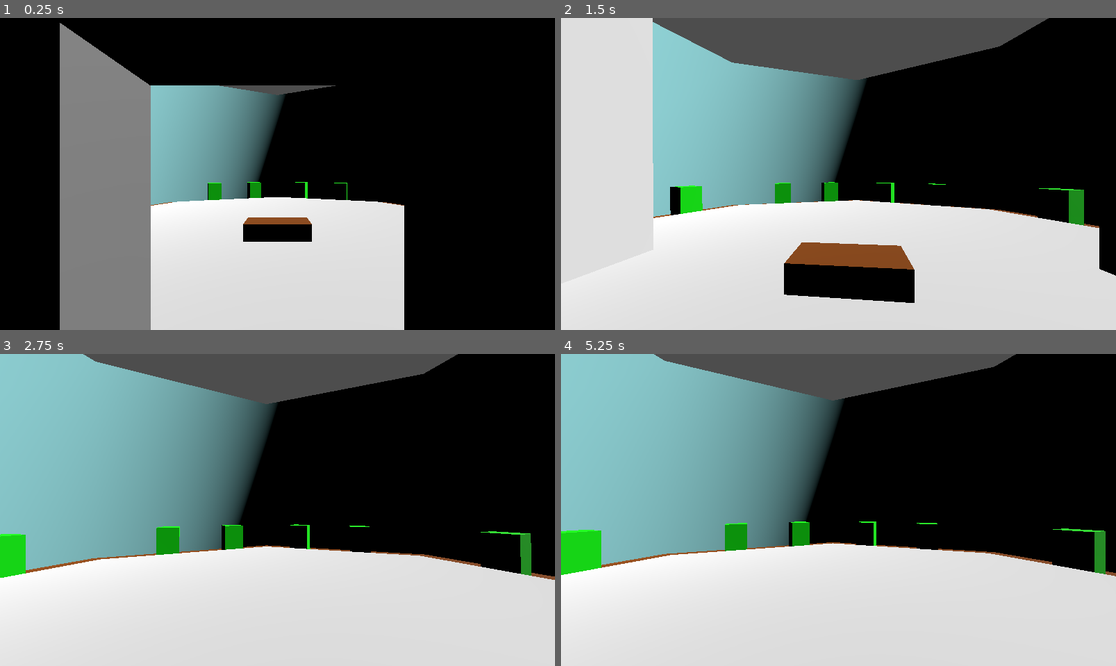
Above: before the commit, frames 1-4 (two rows, left to right).
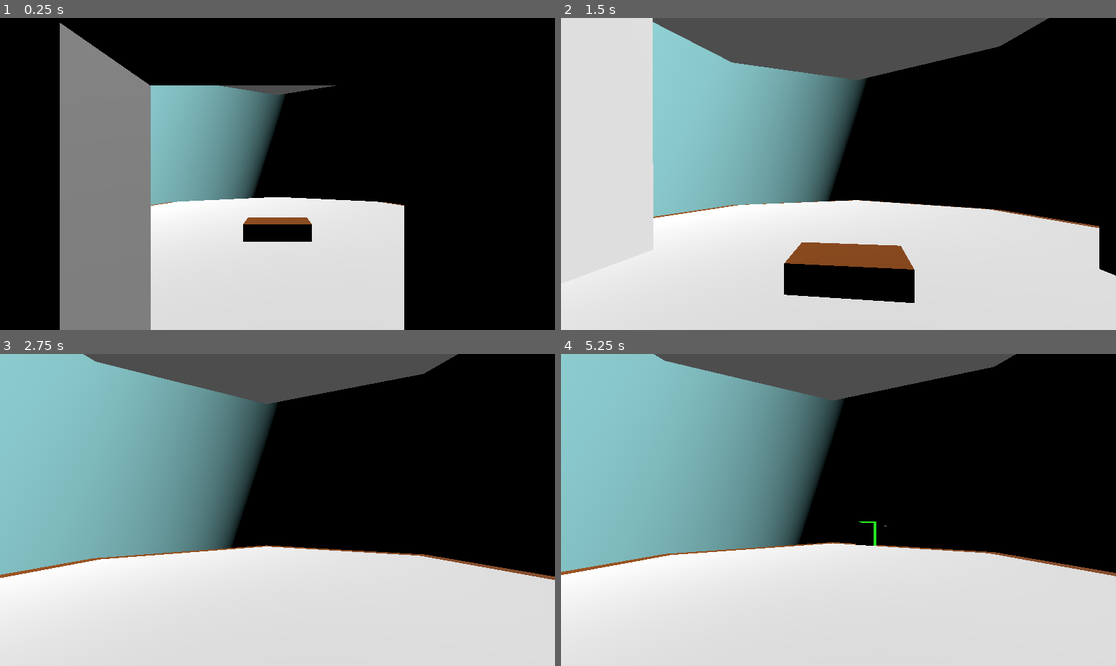
Above: after the commit, the same moments.

Repository: WildcatGameStudios/ScaryHouse
Game: Godot game, scene res://scenes/levels/water_plants/level.tscn
The game is run twice, just before and just after one commit, with the same random seed, the same clock (stepped at 60 frames per second) and the same inputs. This scene is started directly instead of the project's main scene.
Inputs (mouse positions are in pixels of both pictures, inside the frame that each line leads up to):
- Up to frame 1 (0.25 s): no input
- Up to frame 2 (1.5 s): tap Enter at 0.5 s; move the mouse to (866, 174) at 0.52 s; hold W (move_forward) from 0.53 s (still down); tap E (e) at 0.6 s; tap Space (jump) at 0.77 s; move the mouse to (810, 174) at 1.27 s; tap F (dash) at 1.35 s
- Up to frame 3 (2.75 s): keep holding W (move_forward); tap Space (jump) at 1.52 s; tap E (e) at 1.55, 2.1 s; move the mouse to (288, 503) at 2.02 s
- Up to frame 4 (5.25 s): keep holding W (move_forward); move the mouse to (832, 516) at 2.77 s; tap Shift (run) at 2.85 s; tap Space (jump) at 3.02, 3.5, 3.77, 4.52, 5 s; tap E (e) at 3.05, 3.8, 4.55, 5.1 s; move the mouse to (877, 513) at 3.52 s; click (877, 513) at 3.6 s; tap Enter at 4.25 s; move the mouse to (794, 506) at 4.27 s; tap Q at 4.35 s; move the mouse to (844, 510) at 5.02 s

The runs differ from the first frame. In frame 1, 0.3% of the frame differs, in the area x 37-63%, y 52-59%; in frame 2, 1.3%; in frame 3, 1.7%; in frame 4, 2.0%, in the area x 0-99%, y 53-71%.

Commit message:
plants now have a list of needs

Diff:
--- a/scenes/levels/water_plants/level.tscn
+++ b/scenes/levels/water_plants/level.tscn
@@ -137,28 +137,28 @@
 transform = Transform3D(0.692231, -0.0336307, 0.720892, -0.721676, -0.0322586, 0.691479, -3.72529e-09, -0.998914, -0.0466009, 6.80173, 15, -4.321)
 
 [node name="Plant1" parent="." instance=ExtResource("2_y3sin")]
-transform = Transform3D(0.390731, 0, 0.920505, 0, 1, 0, -0.920505, 0, 0.390731, -10, -0.25, -2)
+transform = Transform3D(0.390731, 0, 0.920505, 0, 1, 0, -0.920505, 0, 0.390731, -10.115, -2, -2.271)
 
 [node name="Plant2" parent="." instance=ExtResource("2_y3sin")]
-transform = Transform3D(0.390731, 0, 0.920505, 0, 1, 0, -0.920505, 0, 0.390731, -8.7, -0.25, -5)
+transform = Transform3D(0.390731, 0, 0.920505, 0, 1, 0, -0.920505, 0, 0.390731, -8.7, -2, -5)
 
 [node name="Plant3" parent="." instance=ExtResource("2_y3sin")]
-transform = Transform3D(0.927184, 0, 0.374607, 0, 1, 0, -0.374607, 0, 0.927184, -5, -0.25, -8.7)
+transform = Transform3D(0.927184, 0, 0.374607, 0, 1, 0, -0.374607, 0, 0.927184, -5, -2, -8.7)
 
 [node name="Plant4" parent="." instance=ExtResource("2_y3sin")]
-transform = Transform3D(0.927184, 0, 0.374607, 0, 1, 0, -0.374607, 0, 0.927184, -2, -0.25, -10)
+transform = Transform3D(0.927184, 0, 0.374607, 0, 1, 0, -0.374607, 0, 0.927184, -2, -2, -10)
 
 [node name="Plant5" parent="." instance=ExtResource("2_y3sin")]
-transform = Transform3D(0.927184, 0, -0.374607, 0, 1, 0, 0.374607, 0, 0.927184, 2, -0.25, -10)
+transform = Transform3D(0.927184, 0, -0.374607, 0, 1, 0, 0.374607, 0, 0.927184, 2, -2, -10)
 
 [node name="Plant6" parent="." instance=ExtResource("2_y3sin")]
-transform = Transform3D(0.927184, 0, -0.374607, 0, 1, 0, 0.374607, 0, 0.927184, 5, -0.25, -8.7)
+transform = Transform3D(0.927184, 0, -0.374607, 0, 1, 0, 0.374607, 0, 0.927184, 5, -2, -8.7)
 
 [node name="Plant7" parent="." instance=ExtResource("2_y3sin")]
-transform = Transform3D(0.390731, 0, -0.920505, 0, 1, 0, 0.920505, 0, 0.390731, 8.7, -0.25, -5)
+transform = Transform3D(0.390731, 0, -0.920505, 0, 1, 0, 0.920505, 0, 0.390731, 8.7, -2, -5)
 
 [node name="Plant8" parent="." instance=ExtResource("2_y3sin")]
-transform = Transform3D(0.390731, 0, -0.920505, 0, 1, 0, 0.920505, 0, 0.390731, 10, -0.25, -2)
+transform = Transform3D(0.390731, 0, -0.920505, 0, 1, 0, 0.920505, 0, 0.390731, 10, -2, -2)
 
 [node name="CSGBox3D2" type="CSGBox3D" parent="."]
 transform = Transform3D(1, 0, 0, 0, 1, 0, 0, 0, 1, 9.5, 4.5, 0.5)
--- a/scenes/levels/water_plants/plant.tscn
+++ b/scenes/levels/water_plants/plant.tscn
@@ -10,12 +10,16 @@
 [node name="Plant" type="Node3D" groups=["world"]]
 script = ExtResource("1_c1dw4")
 
-[node name="CSGBox3D" type="CSGBox3D" parent="."]
+[node name="Plant" type="CSGBox3D" parent="."]
 transform = Transform3D(1, 0, 0, 0, 1, 0, 0, 0, 1, 0, 0.75, 0)
 use_collision = true
 size = Vector3(1, 1.5, 1)
 material = SubResource("StandardMaterial3D_iw701")
 
+[node name="NeedsList" type="CSGBox3D" parent="."]
+transform = Transform3D(1, 0, 0, 0, 1, 0, 0, 0, 1, 1, 1.05, 0)
+size = Vector3(0.5, 0.1, 0.05)
+
 [node name="StateMachine" type="Node" parent="."]
 script = ExtResource("2_iw701")
 metadata/_custom_type_script = "uid://di10je160ywtn"
--- a/scripts/plant.gd
+++ b/scripts/plant.gd
@@ -1,6 +1,7 @@
 extends Node3D
 
-@onready var csg_box_3d: CSGBox3D = $CSGBox3D
+@onready var plant: CSGBox3D = $Plant
+@onready var needs_list: CSGBox3D = $NeedsList
 
 @export var time_to_activate: float = 0 # the plant will not start dying for this amount of time
 var activate_timer: float = time_to_activate
@@ -9,6 +10,10 @@
 @export var start_dying_chance: float = .1 # chance to start dying every time_between_chance_rolls
 @export var time_to_die: float = 30 # amount of time until the plant dies after being activated
 var death_timer: float = time_to_die
+
+@export var stop_adding_needs_chance: float = .6 # chance to stop adding needs after every time a need is added
+@export var max_needs: int = 4 # max number of needs
+var needs: Array[int] = []
 
 func inactive(delta: float) -> void:
 	activate_timer -= delta
@@ -26,14 +31,37 @@
 	dying_rolls_timer = time_between_dying_rolls
 
 func enter_dying() -> void:
-	pass
+	position.y = -.25
+	needs.append(randi_range(0,3))
+	while randf() < stop_adding_needs_chance and needs.size() < max_needs:
+		needs.append(randi_range(0,3))
+	print(needs)
+	needs_list.size.y = needs.size() * .2 + .1
+	needs_list.position.y = needs_list.size.y / 2 + 1
+
+	for i in range(needs.size()):
+		var new_need = CSGBox3D.new()
+		new_need.size = Vector3(.4,.2,.1)
+		new_need.position = Vector3(1,.2 * i + 1.15,0)
+		new_need.material = StandardMaterial3D.new()
+		match needs[i]:
+			0:
+				new_need.material.albedo_color = Color(10.0 / 17,5.0 / 17,0) # brown fertilizer
+			1:
+				new_need.material.albedo_color = Color(.5,0,.5) # purple light
+			2:
+				new_need.material.albedo_color = Color(0,0,0) # black flies
+			3:
+				new_need.material.albedo_color = Color(0,0,1) # blue water
+		add_child(new_need)
 
 func dying(delta: float) -> void:
 	death_timer -= delta
 	if death_timer > time_to_die / 2:
-		csg_box_3d.material.albedo_color = Color(2 * (1 - death_timer / time_to_die),1,0)
+		plant.material.albedo_color = Color(2 * (1 - death_timer / time_to_die),1,0)
 	else:
-		csg_box_3d.material.albedo_color = Color(1,2 * death_timer / (time_to_die),0)
+		plant.material.albedo_color = Color(1,2 * death_timer / (time_to_die),0)
 
 func exit_dying() -> void:
 	death_timer = time_to_die
+	position.y = -2
